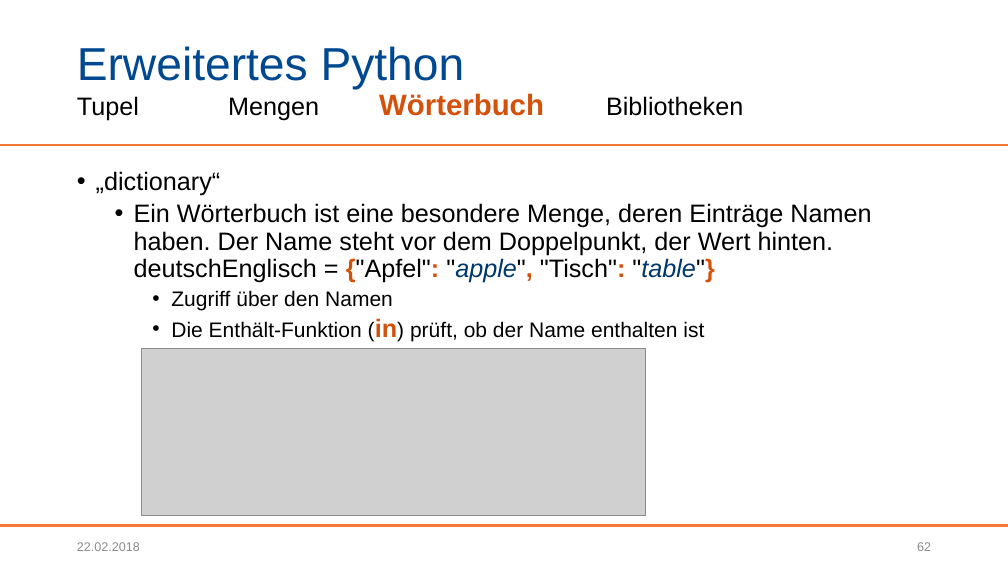
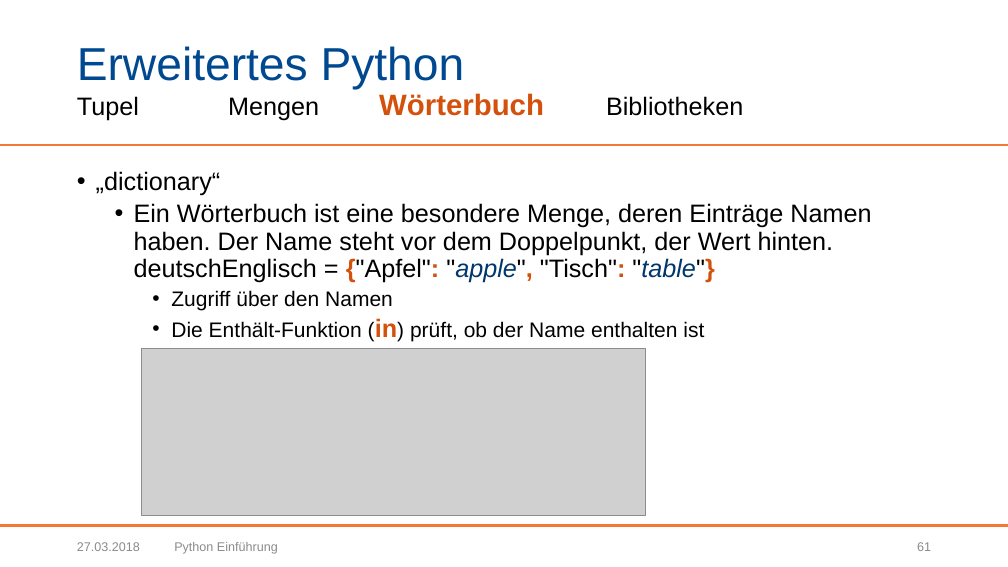
Before and after one commit to BogyMitutoyoCTL/Sophy-Preparation, a slide deck: slide 61 of Präsentationen/Python Einführung.pptx (slide 62 before the commit). Drawn at 1008x567 pixels with LibreOffice and Linux fonts; fonts in the diff are those of the drawing; grey boxes stand for pictures; background and template pictures are left out. Boxes give left, top, right and bottom in pixels: in the first picture for what was removed or moved away, otherwise in the second. Text is boxed around its words. In the diff, an @@ line names an element or a change of style, - is before the commit and + after.

```diff
--- a/Präsentationen/Python Einführung.pptx
+++ b/Präsentationen/Python Einführung.pptx
@@ text at [77,542,140,551]: text changed @@
-22.02.2018
+27.03.2018
@@ text added at [174,542,278,554], 12 pt, text #8C8C8C @@
+Python Einführung
@@ page number at [917,542,931,551]: text changed @@
-62
+61
```
Also in this commit, not shown: 66 other slides changed, 1 slide removed.
